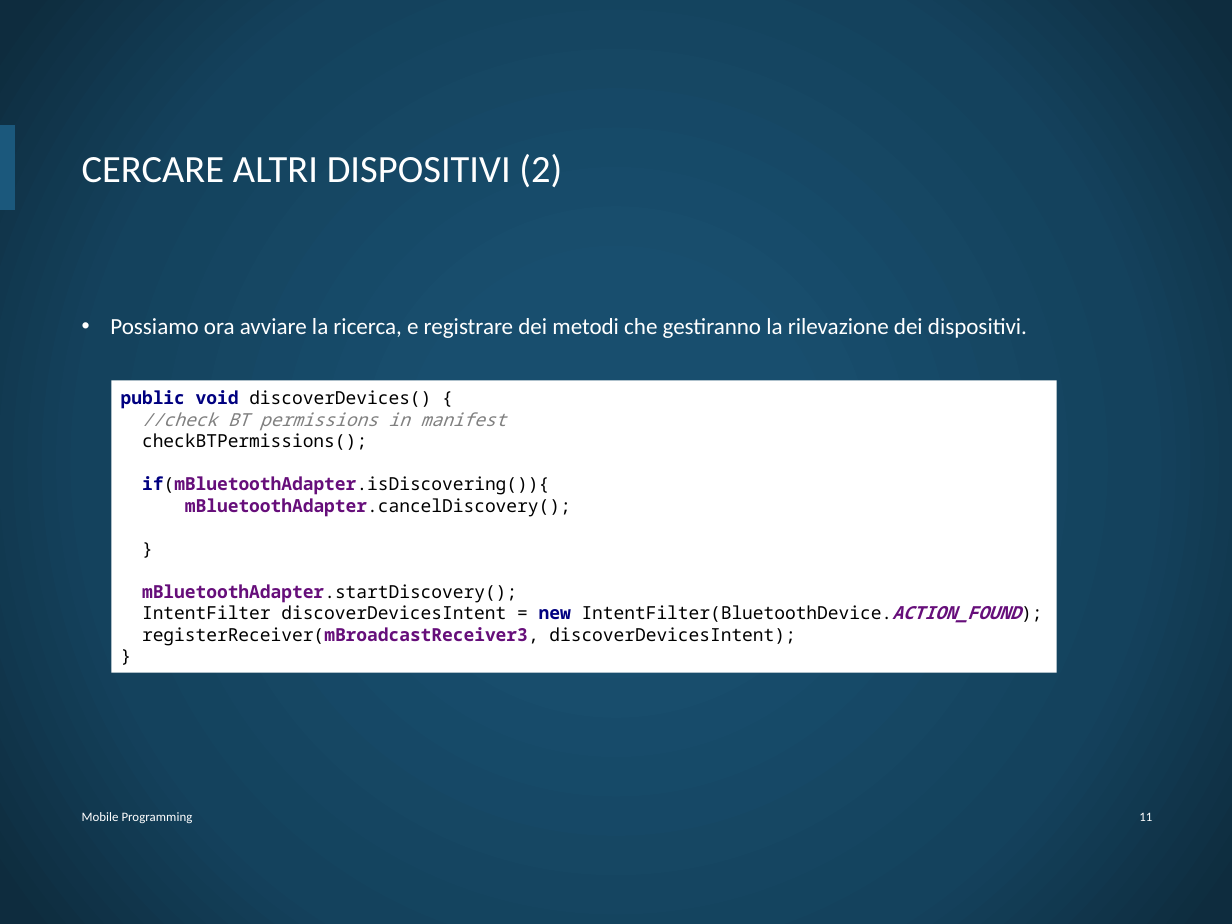
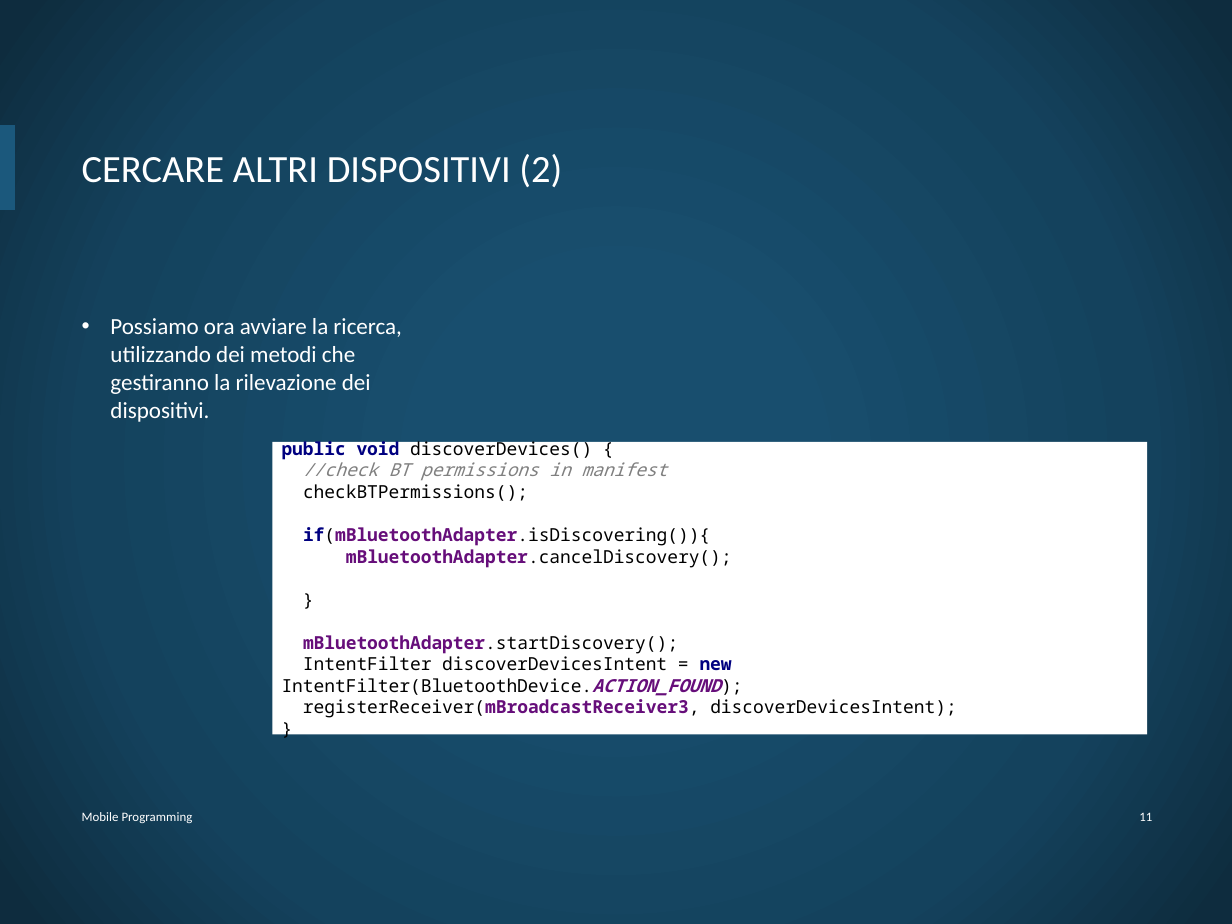
Before and after one commit to DiBattistaMattia/esoneroMP, a slide deck: slide 12 of esoneroMP.pptx. Drawn at 1232x924 pixels with LibreOffice and Linux fonts; fonts in the diff are those of the drawing; background and template pictures are left out. Boxes give left, top, right and bottom in pixels: in the first picture for what was removed or moved away, otherwise in the second. Text is boxed around its words. In the diff, an @@ line names an element or a change of style, - is before the commit and + after.

```diff
--- a/esoneroMP.pptx
+++ b/esoneroMP.pptx
@@ text at [110, 318, 401, 422]: text changed @@
-• Possiamo ora avviare la ricerca, e registrare dei metodi che gestiranno la rilevazione dei dispositivi.
+• Possiamo ora avviare la ricerca, utilizzando dei metodi che gestiranno la rilevazione dei dispositivi.
@@ rectangle "public void discoverDevices() { //check ...": place and size @@
-rectangle "public void discoverDevices() { //check ..." at [111, 381, 1056, 673]
+rectangle "public void discoverDevices() { //check ..." at [272, 442, 1147, 734]
```
Also in this commit, not shown: 13 other slides changed, 1 other file.
